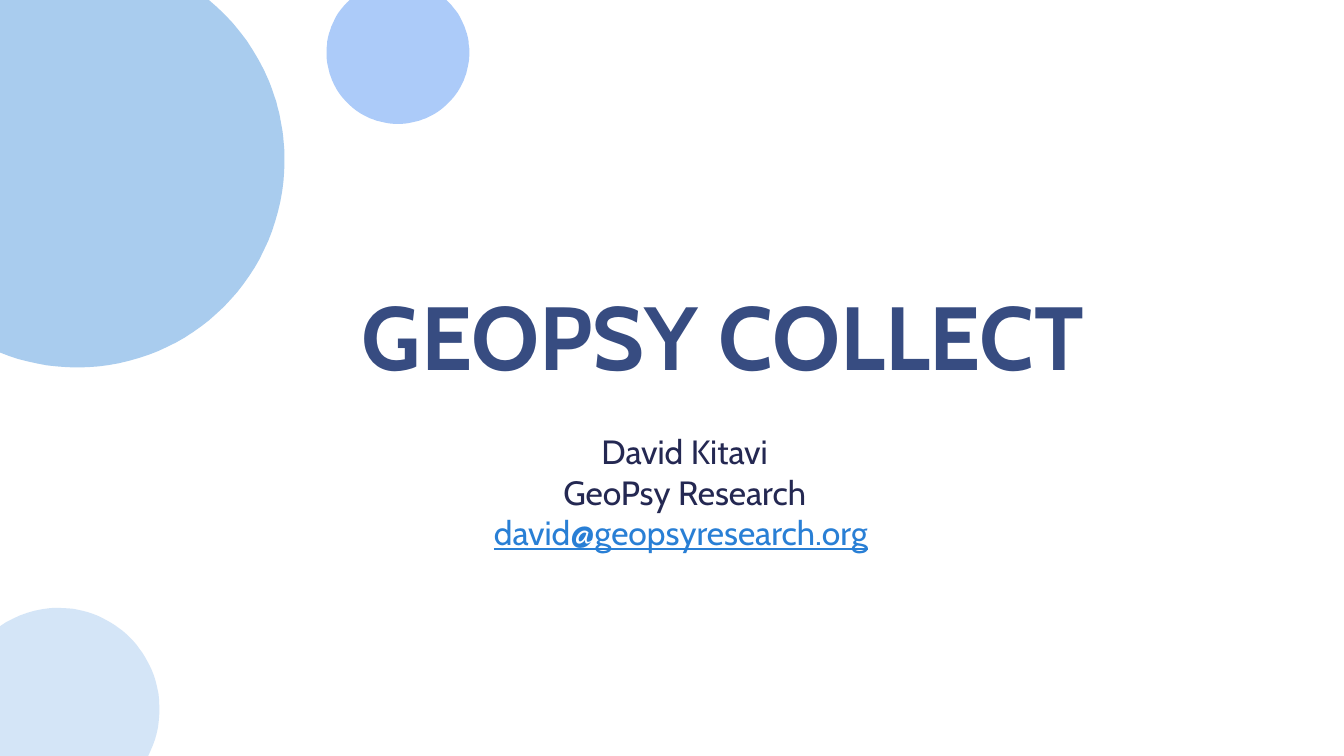
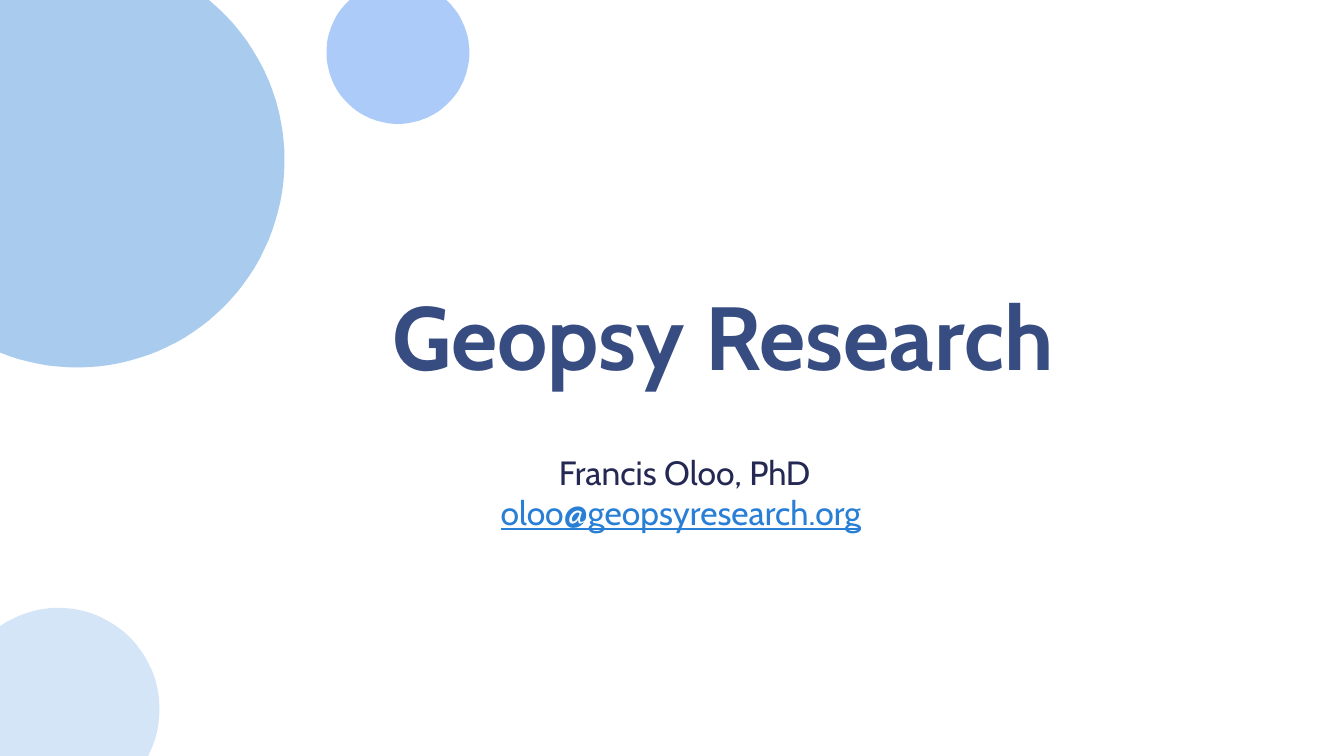
Before and after one commit to kitavidavis/collect-v2, a slide deck: slide 1 of src/assets/Geopsy template.pptx. Drawn at 1344x756 pixels with LibreOffice and Linux fonts; fonts in the diff are those of the drawing; background and template pictures are left out. Boxes give left, top, right and bottom in pixels: in the first picture for what was removed or moved away, otherwise in the second. Text is boxed around its words. In the diff, an @@ line names an element or a change of style, - is before the commit and + after.

```diff
--- a/src/assets/Geopsy template.pptx
+++ b/src/assets/Geopsy template.pptx
@@ title at bbox=[392, 303, 1053, 391]: text changed @@
-GEOPSY COLLECT
+Geopsy Research
@@ text at bbox=[501, 459, 862, 533]: text changed; text colour #242852 to #297FD5 @@
-David Kitavi
-GeoPsy Research
-david@geopsyresearch.org
+Francis Oloo, PhD
+oloo@geopsyresearch.org
```
Also in this commit, not shown: 1 other slide changed, 3 slides added, 7 slides removed, 2 other files.
